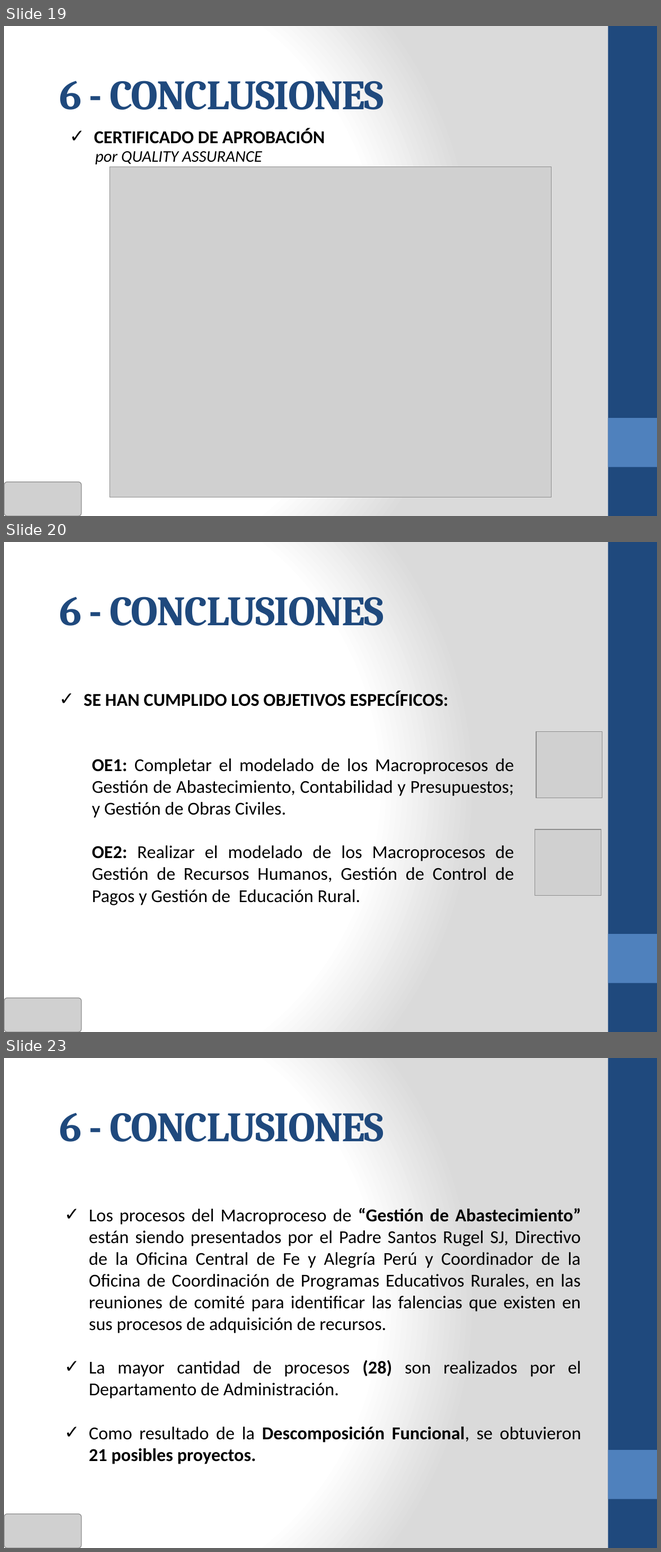
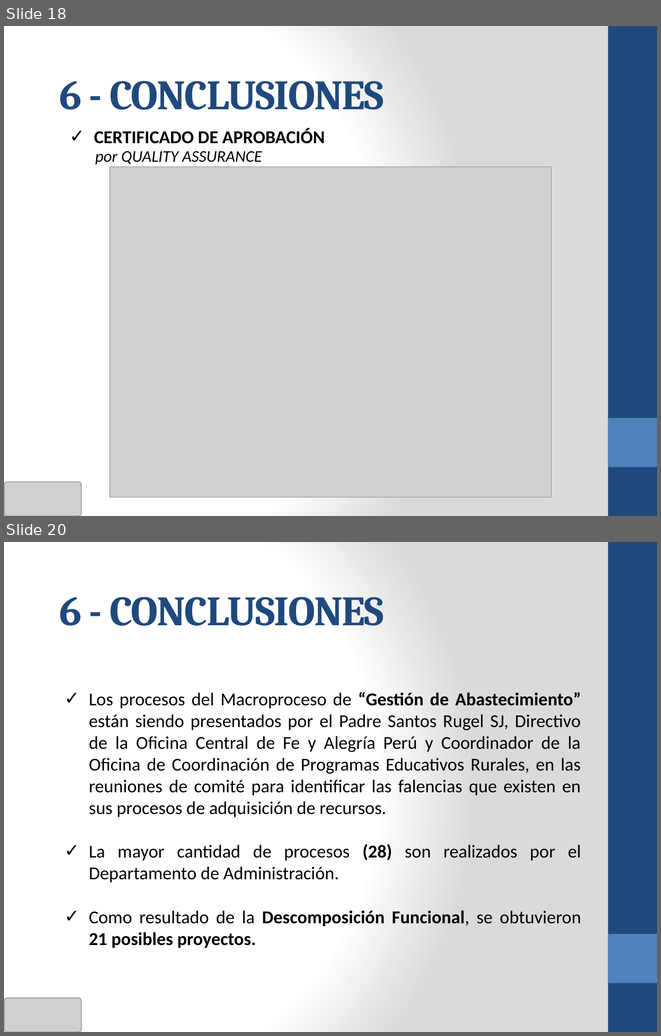
Before and after one commit to cms/proyecto-fya, a slide deck: Presentacion Final Ciclo 2011-02/ANOCFAP-[Presentación Final v3.0].pptx. Shown one above the other, each under a label of ours: slides 19, 20 and 23 before the commit, slides 18 and 20 after it; the slides between them are not shown. The pictures are 661x1552 and 661x1036 pixels, drawn with LibreOffice and Linux fonts; fonts in the diff are those of the drawing; grey boxes stand for pictures. Boxes give left, top, right and bottom in pixels: in the first picture for what was removed or moved away, otherwise in the second. Text is boxed around its words. In the diff, an @@ line names an element or a change of style, - is before the commit and + after.

```diff
--- a/Presentacion Final Ciclo 2011-02/ANOCFAP-[Presentación Final v3.0].pptx
+++ b/Presentacion Final Ciclo 2011-02/ANOCFAP-[Presentación Final v3.0].pptx
@@ slide 20 removed at [4, 542, 657, 1032], background gradient #FFFFFF to #DADADA; not listed: 2 template elements that a slide beside it also shows @@
@@ text removed at [59, 597, 384, 626] @@
-6 - CONCLUSIONES
@@ text removed at [84, 691, 514, 905] @@
-✓ SE HAN CUMPLIDO LOS OBJETIVOS ESPECÍFICOS:
-  OE1: Completar el modelado de los Macroprocesos de Gestión de Abastecimiento, Contabilidad y Presupuestos; y Gestión de Obras Civiles.
-  OE2: Realizar el modelado de los Macroprocesos de Gestión de Recursos Humanos, Gestión de Control de Pagos y Gestión de Educación Rural.
@@ picture removed at [536, 731, 602, 797] @@
@@ picture removed at [535, 829, 601, 896] @@
@@ picture removed at [4, 998, 81, 1032] @@
@@ what was slide 19 is now slide 18 @@
@@ what was slide 23 is now slide 20 @@
```
Also in this commit, not shown: 2 slides changed, 3 slides added, 5 other slides removed.
